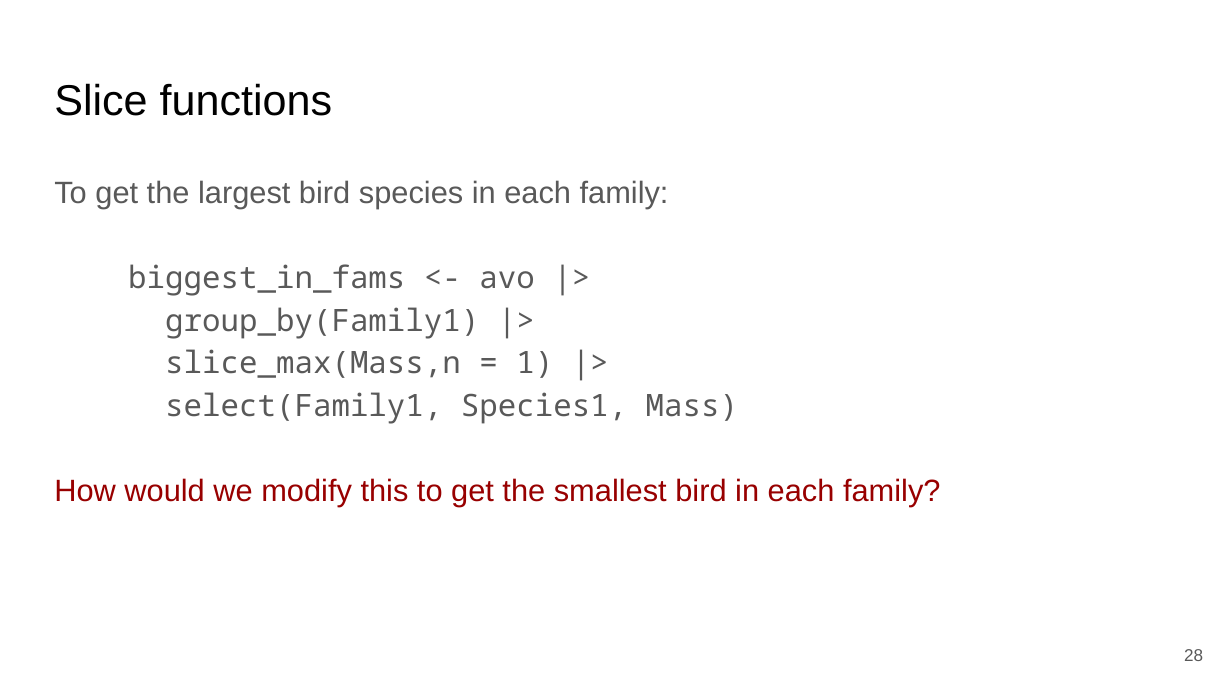
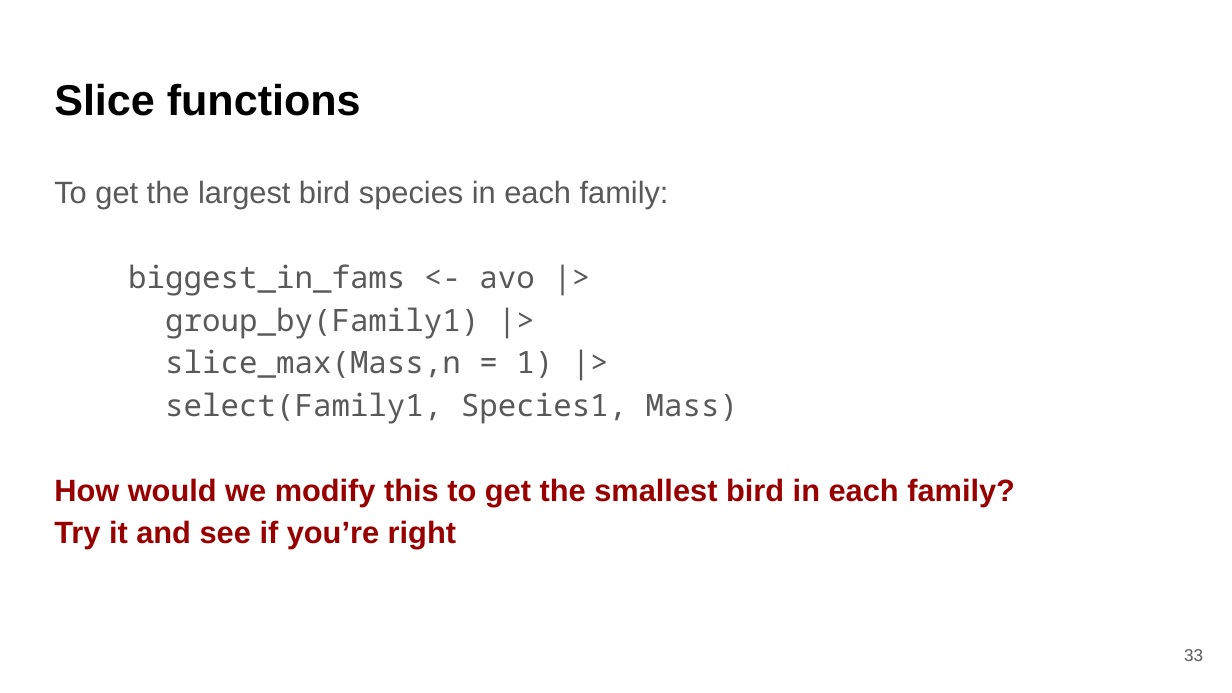
Before and after one commit to bmaitner/biometry_course, a slide deck: slide 33 of lectures/Lecture_07_tidyverse.pptx (slide 28 before the commit). Drawn at 1232x693 pixels with LibreOffice and Linux fonts; fonts in the diff are those of the drawing. Boxes give left, top, right and bottom in pixels: in the first picture for what was removed or moved away, otherwise in the second. Text is boxed around its words. In the diff, an @@ line names an element or a change of style, - is before the commit and + after.

```diff
--- a/lectures/Lecture_07_tidyverse.pptx
+++ b/lectures/Lecture_07_tidyverse.pptx
@@ title "Slice functions" at [54,83,361,116]: bold on @@
@@ text at [54,478,1015,506]: bold on in "How would we modify this to get ..." @@
@@ text at [54,520,456,549]: paragraph added @@
+Try it and see if you’re right
@@ page number at [1184,649,1203,661]: text changed @@
-28
+33
```
Also in this commit, not shown: 27 other slides changed, 6 slides added, 1 slide removed, 1 other file.
